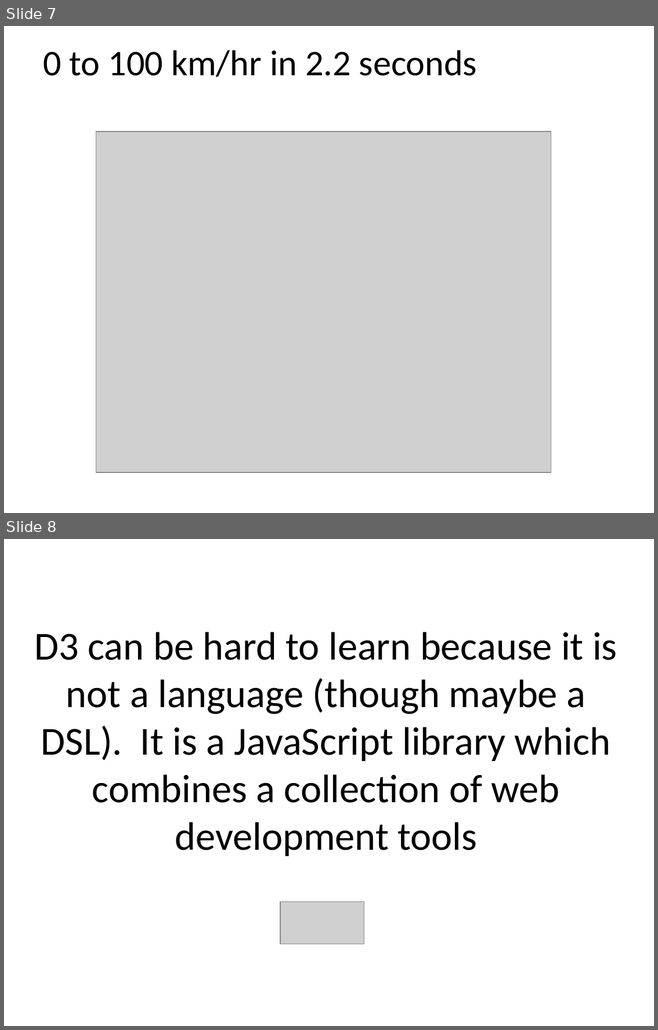
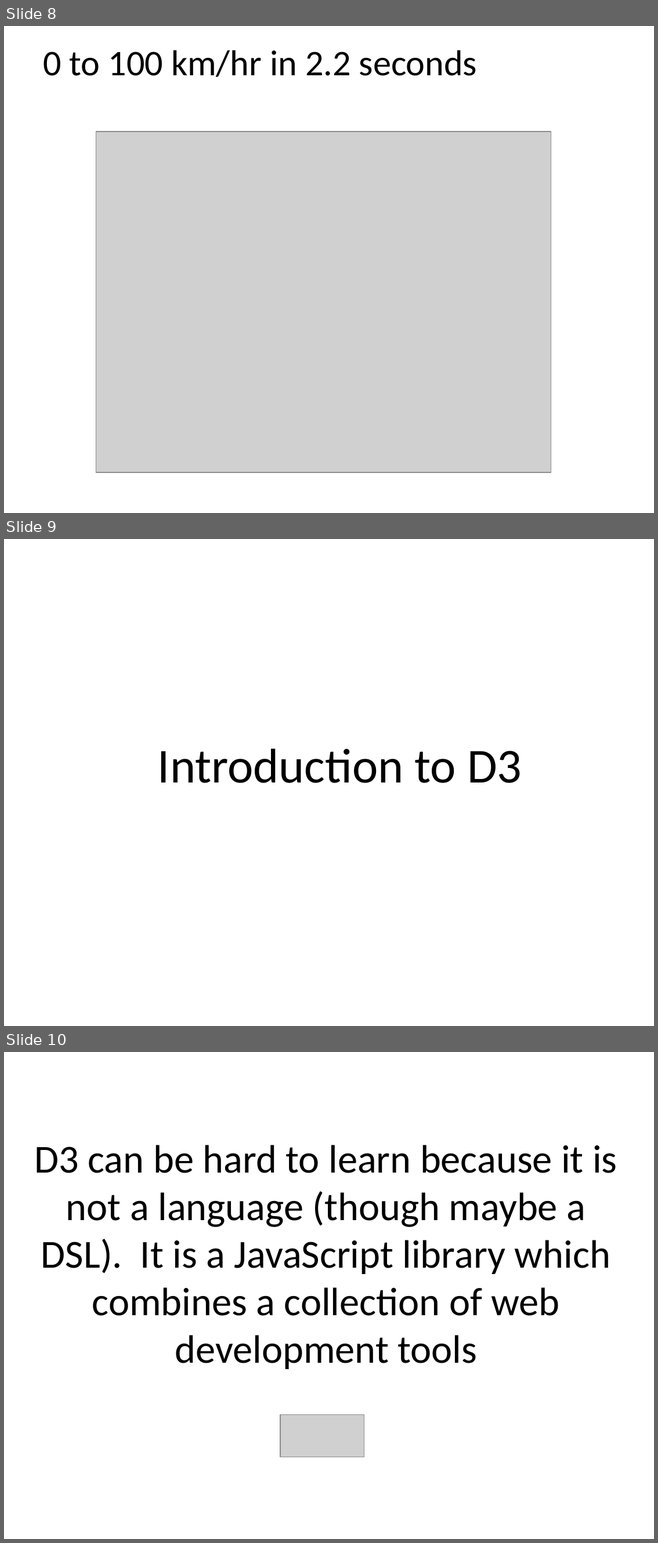
Before and after one commit to benralexander/intro-to-D3, a slide deck: D3_slides.pptx. Shown one above the other, each under a label of ours: slides 7 and 8 before the commit, slides 8, 9 and 10 after it. The pictures are 658x1030 and 658x1543 pixels, drawn with LibreOffice and Linux fonts; fonts in the diff are those of the drawing; grey boxes stand for pictures. Boxes give left, top, right and bottom in pixels: in the first picture for what was removed or moved away, otherwise in the second. Text is boxed around its words. In the diff, an @@ line names an element or a change of style, - is before the commit and + after.

```diff
--- a/D3_slides.pptx
+++ b/D3_slides.pptx
@@ slide 9 added at box(4, 539, 654, 1026), background #FFFFFF @@
@@ title added at box(158, 748, 521, 783), 54 pt, text #000000 @@
+Introduction to D3
@@ what was slide 7 is now slide 8 @@
@@ what was slide 8 is now slide 10 @@
```
Also in this commit, not shown: 6 slides changed, 4 other slides added, 3 slides removed, 3 other files.
